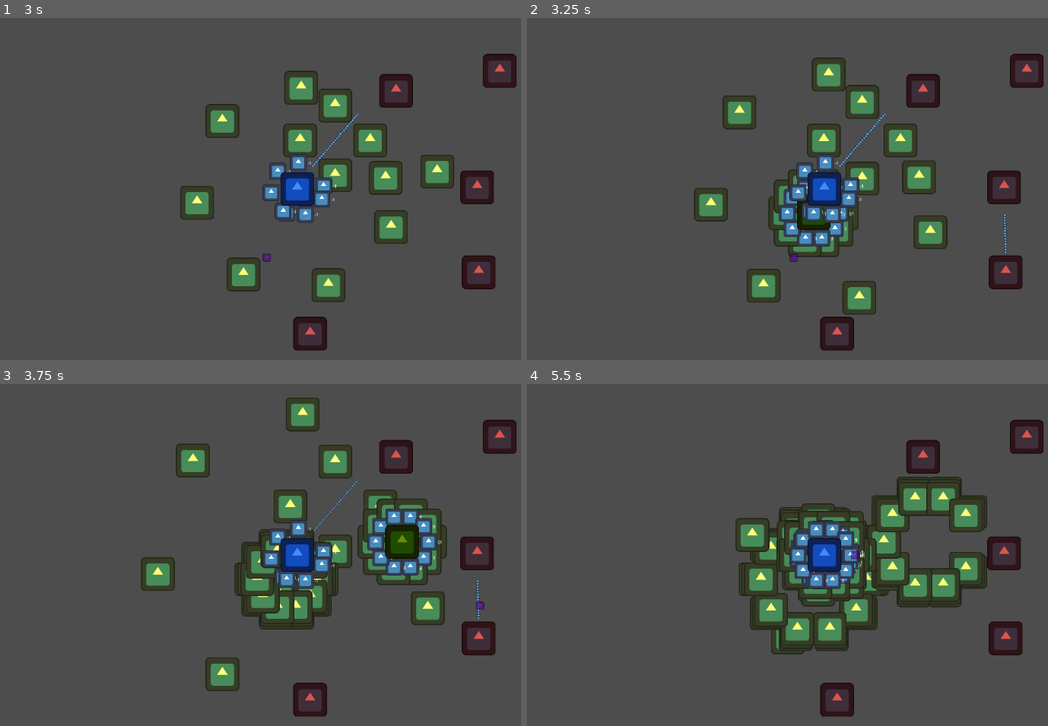
Above: before the commit, frames 1-4 (two rows, left to right).
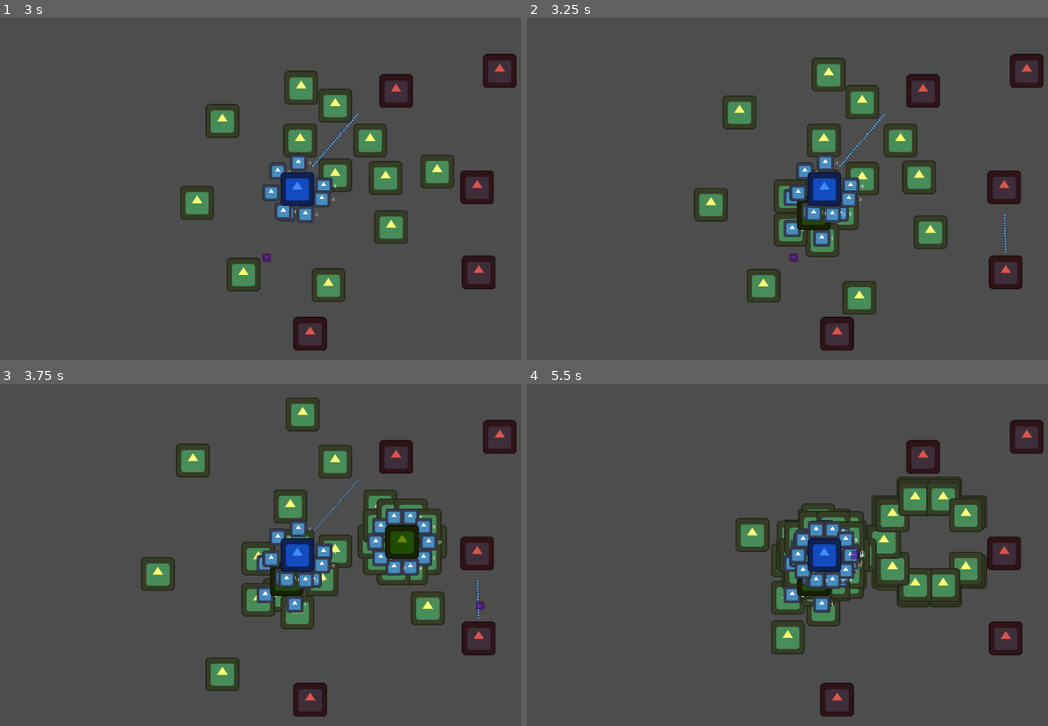
Above: after the commit, the same moments.

Repository: rodeyfeld/modular_abilities
Game: Godot game, scene res://world.tscn
Same seed, same stepped clock (60 frames per second), same inputs: the game is played once before the commit and once after it. The engine's default icon, where the game draws it, is replaced by a stand-in: a white triangle on a blue panel in a dark square.
Inputs (mouse positions are in pixels of both pictures, inside the frame that each line leads up to):
- Up to frame 1 (3 s): tap Enter at 0.5 s; move the mouse to (432, 171) at 0.52 s; tap 1 (1) at 0.6 s; tap 3 (3) at 0.8, 1.35 s; move the mouse to (177, 206) at 1.27 s; tap 4 (4) at 1.55, 2.1 s; move the mouse to (359, 113) at 2.02 s; tap 5 (5) at 2.3, 2.85 s; move the mouse to (265, 257) at 2.77 s
- Up to frame 2 (3.25 s): tap 6 (6) at 3.05 s
- Up to frame 3 (3.75 s): move the mouse to (479, 606) at 3.52 s; tap 6 (6) at 3.6 s
- Up to frame 4 (5.5 s): tap 1 (1) at 3.8, 4.35 s; move the mouse to (641, 503) at 4.27 s; tap 3 (3) at 4.55 s; move the mouse to (855, 555) at 5.02 s; tap 2 (2) at 5.1 s; tap 4 (4) at 5.3 s

Frame 1 is identical in both runs. In frame 2, 0.9% of the frame differs, in the area x 46-63%, y 44-70%; in frame 3, 2.2%; in frame 4, 4.2%, in the area x 40-70%, y 36-78%.

Commit message:
thinker timeout on projectile timeout

Diff:
--- a/ability/custom_abilities/flamethrowing_fireball.tres
+++ b/ability/custom_abilities/flamethrowing_fireball.tres
@@ -36,7 +36,7 @@
 [sub_resource type="Resource" id="Resource_ddnxu"]
 script = ExtResource("1_2tx6p")
 mask_flag_type = 1
-behavior_flags = 1
+behavior_flags = 64
 name = "ice nova"
 description = "several nodes in nova mode"
 cooldown = 3.0
@@ -46,9 +46,9 @@
 attribute_field_fire_mode_type = 1
 angle_between_shots = 0.0
 time_between_execution = 0.2
-num_execution = 3.0
-num_to_fire_per_execution = 10.0
-timeout = 3.0
+num_execution = 1.0
+num_to_fire_per_execution = 5.0
+timeout = 1.0
 arc = 0.0
 max_distance = 0.0
 
@@ -56,7 +56,7 @@
 script = ExtResource("3_peh6p")
 amount = 0.0
 speed = 50.0
-cooldown = 0.0
+cooldown = 1.0
 attribute_field_fire_data = SubResource("Resource_jj0hn")
 
 [sub_resource type="Resource" id="Resource_tkiwy"]
--- a/controllers/thinker_controller.gd
+++ b/controllers/thinker_controller.gd
@@ -6,11 +6,11 @@
 
 	var abilities = actor.abilities
 	for ability in abilities.values():
-
-		ability.execute(
-			actor,
-	 		{
-				'target_unit':actor,
-			 	'target_position': actor.global_position
-			}
-		)
+		if ability.cooldown_timer.time_left <= 0:
+			ability.execute(
+				actor,
+		 		{
+					'target_unit':actor,
+				 	'target_position': actor.global_position
+				}
+			)
--- a/entity/actor/thinker/thinker.gd
+++ b/entity/actor/thinker/thinker.gd
@@ -12,7 +12,8 @@
 
 		abilities[ability] = data_driven_ability.parse(abilities[ability])
 		add_child(abilities[ability])
-		abilities[ability].connect("ability_action_finished", work_complete)
+		if not abilities[ability].channelled:
+			abilities[ability].connect("ability_action_finished", work_complete)
 	# Configure deadzone for mouse
 #	var angle = self.get_angle_to(get_global_mouse_position())
 #	var distance = 100
@@ -20,6 +21,6 @@
 
 
 
-func work_complete():
+func work_complete(target_pos = null):
 	print(self.title, self, " THINKER_DONE")
 	self.queue_free()
--- a/entity/spells/projectile.gd
+++ b/entity/spells/projectile.gd
@@ -36,7 +36,7 @@
 		thinker.global_position = self.global_position
 		#get_midpoint(beam_line.points[0], beam_line.points[1])
 		thinker_container_node.call_deferred("add_child", thinker)
-
+		self.connect("projectile_timeout", thinker.work_complete)
 
 func on_hit():
 	pass
